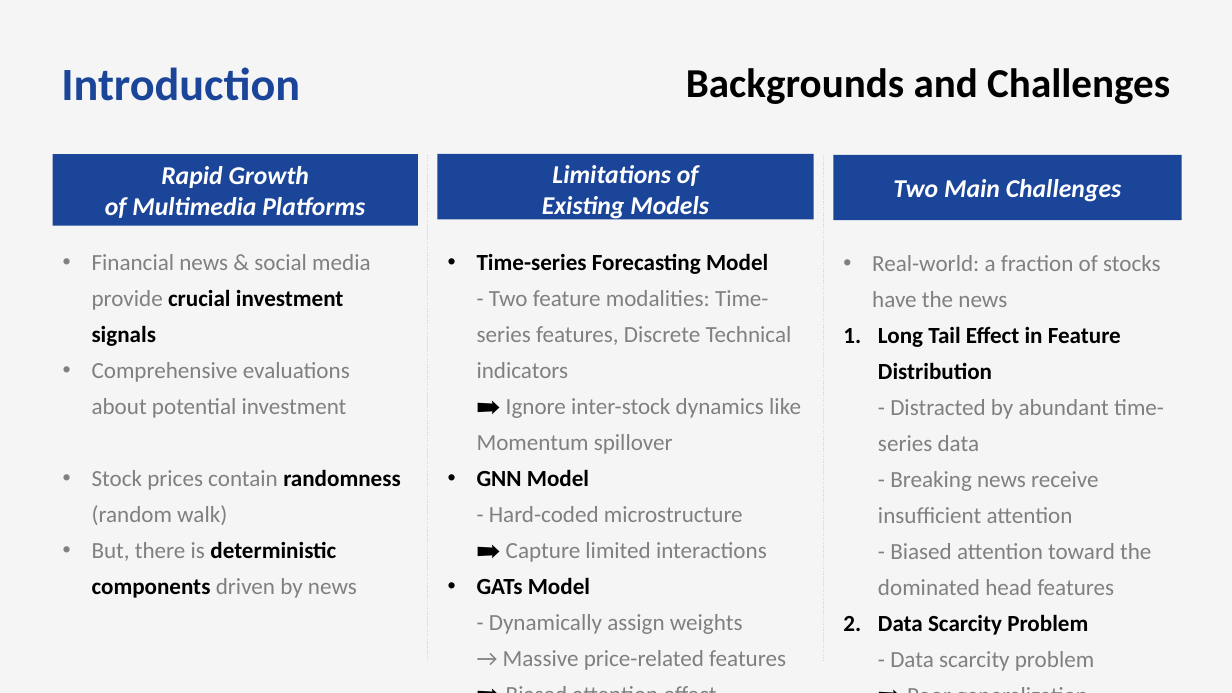
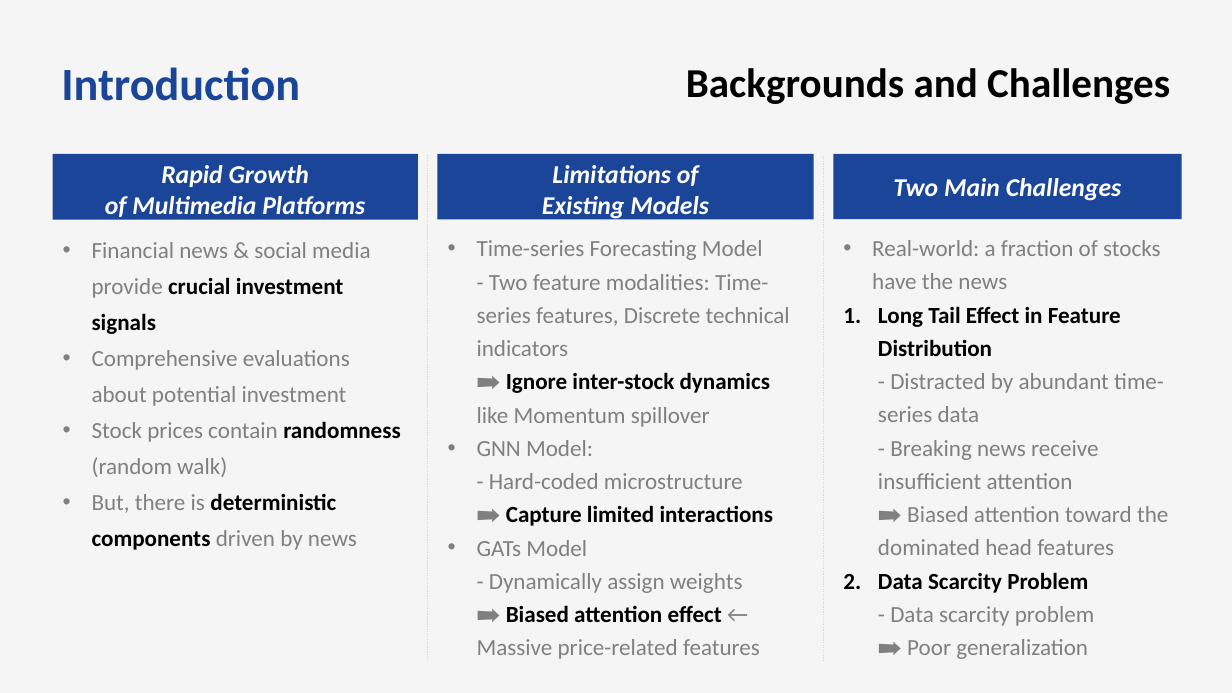
Before and after one commit to bts1991/study, a slide deck: slide 3 of 논문 Review/Others/paper_review.pptx. Drawn at 1232x693 pixels with LibreOffice and Linux fonts; fonts in the diff are those of the drawing. Boxes give left, top, right and bottom in pixels: in the first picture for what was removed or moved away, otherwise in the second. Text is boxed around its words. In the diff, an @@ line names an element or a change of style, - is before the commit and + after.

Commit message:
222

```diff
--- a/논문 Review/Others/paper_review.pptx
+++ b/논문 Review/Others/paper_review.pptx
@@ rectangle "Rapid Growth": place and size @@
-rectangle "Rapid Growth" at [53, 154, 418, 226]
+rectangle "Rapid Growth" at [53, 153, 418, 219]
@@ text "Financial news & social media ..." rewrapped from [92, 254, 400, 598] to [92, 242, 400, 550] @@
@@ text "Real-world: a fraction of stocks ...": place and size @@
-text "Real-world: a fraction of stocks ..." at [872, 255, 1164, 671]
+text "Real-world: a fraction of stocks ..." at [872, 240, 1168, 659]
@@ text at [477, 240, 790, 659]: text changed @@
-  • Time-series Forecasting Model
-    - Two feature modalities: Time-series features, Discrete Technical indicators
-    ➡️ Ignore inter-stock dynamics like Momentum spillover
-  • GNN Model
-    - Hard-coded microstructure
-    ➡️ Capture limited interactions
-  • GATs Model
-    - Dynamically assign weights
-    → Massive price-related features ➡️ Biased attention effect
+  • Time-series Forecasting Model
+    - Two feature modalities: Time-series features, Discrete technical indicators
+    ➡️ Ignore inter-stock dynamics like Momentum spillover
+  • GNN Model:
+    - Hard-coded microstructure
+    ➡️ Capture limited interactions
+  • GATs Model
+    - Dynamically assign weights
+    ➡️ Biased attention effect ← Massive price-related features
@@ text at [872, 240, 1161, 659]: text colour #000000 to #808080 in "➡️"; line spacing 1.3 to 1.2 @@
@@ text at [878, 306, 1168, 555]: text changed @@
-  1. Long Tail Effect in Feature Distribution
-     - Distracted by abundant time-series data
-     - Breaking news receive insufficient attention
-     - Biased attention toward the dominated head features
+  1. Long Tail Effect in Feature Distribution
+     - Distracted by abundant time-series data
+     - Breaking news receive insufficient attention
+     ➡️ Biased attention toward the dominated head features
```
Also in this commit, not shown: 13 other slides changed, 9 slides added.
